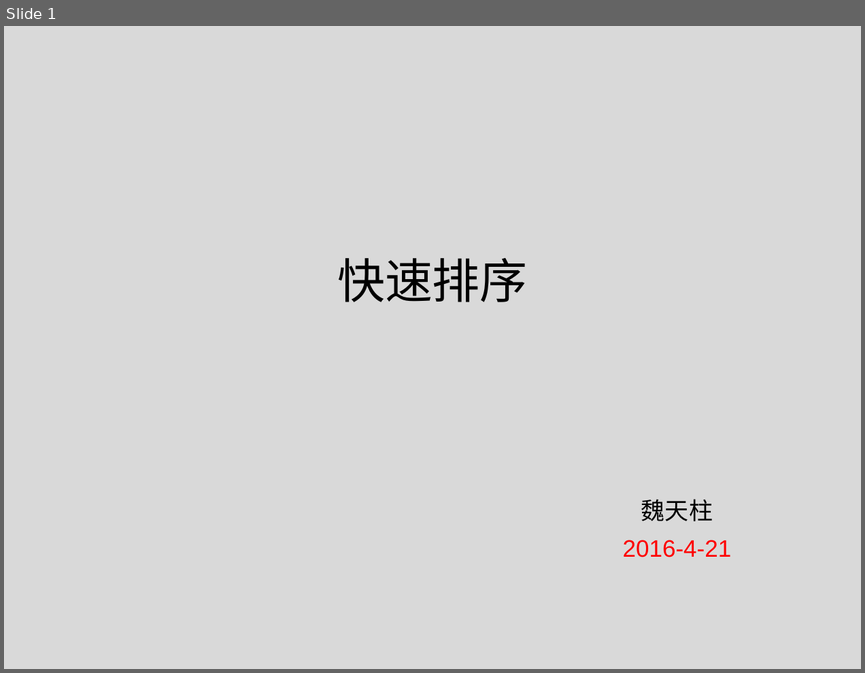
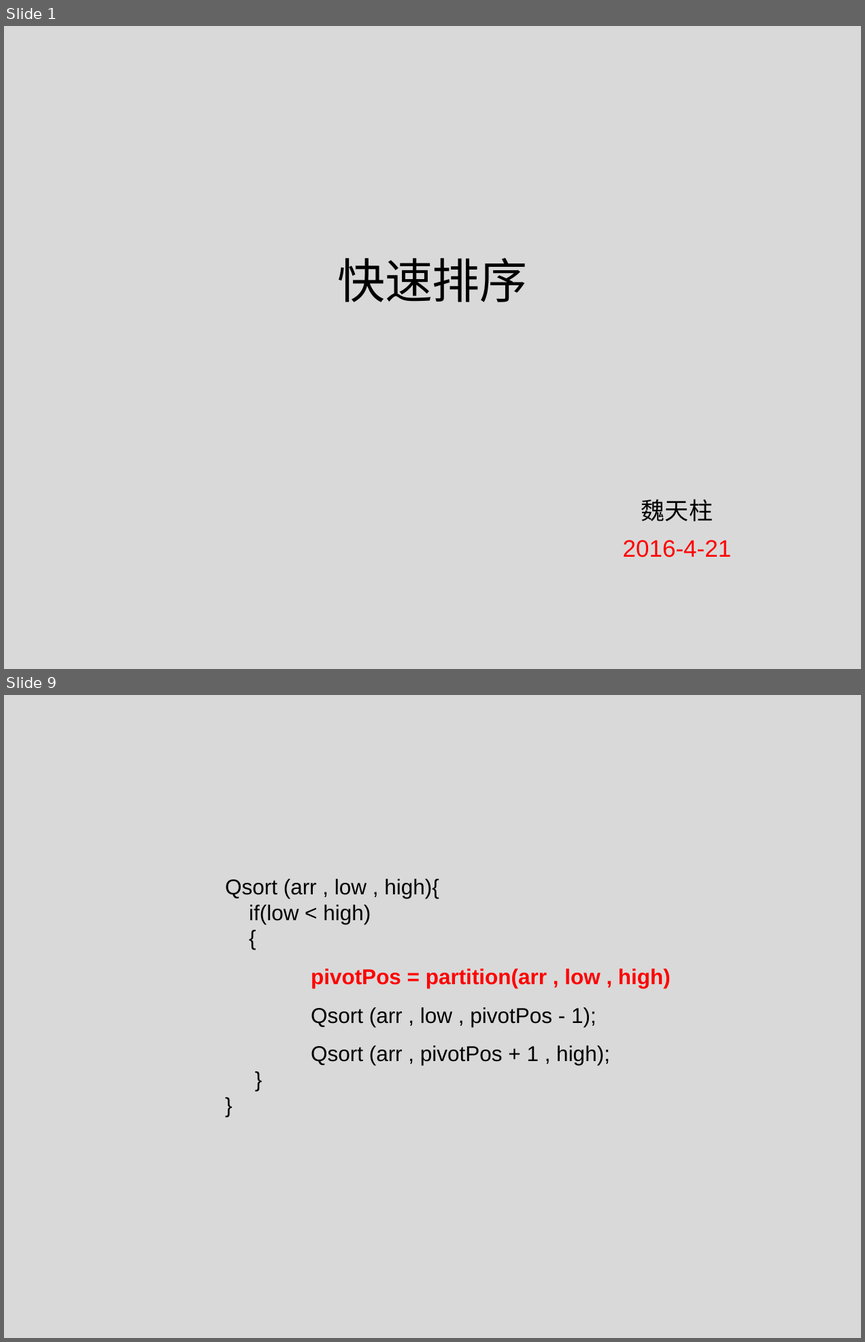
Before and after one commit to tianzhuwei/PPT, a slide deck: 快排+优化.pptx. Shown one above the other, each under a label of ours: slide 1 before the commit, slides 1 and 9 after it; the slides between them are not shown. The pictures are 865x673 and 865x1342 pixels, drawn with LibreOffice and Linux fonts; fonts in the diff are those of the drawing. Boxes give left, top, right and bottom in pixels: in the first picture for what was removed or moved away, otherwise in the second. Text is boxed around its words. In the diff, an @@ line names an element or a change of style, - is before the commit and + after.

```diff
--- a/快排+优化.pptx
+++ b/快排+优化.pptx
@@ slide 9 added at (4,695,861,1338), background #D9D9D9 @@
@@ text added at (225,879,670,1065), 18 pt, text #000000 @@
+Qsort (arr , low , high){
+if(low < high)
+{
+pivotPos = partition(arr , low , high)
+Qsort (arr , low , pivotPos - 1);
+Qsort (arr , pivotPos + 1 , high);
+}
+}
```
Also in this commit, not shown: 5 slides changed, 2 other slides added, 1 slide removed.
